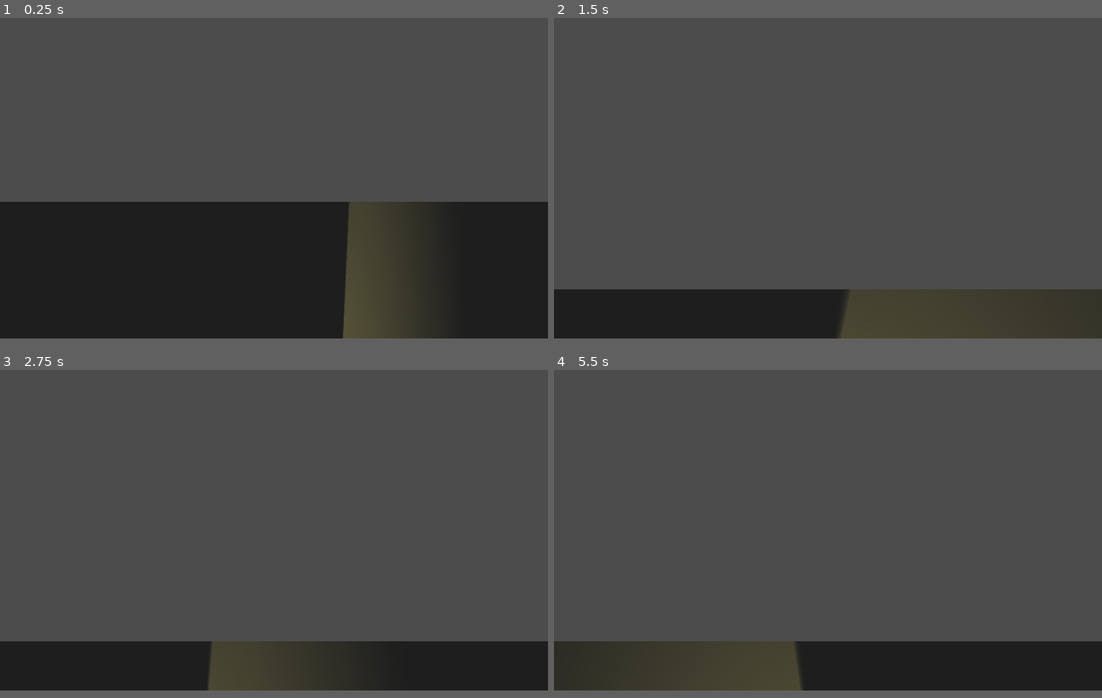
Above: before the commit, frames 1-4 (two rows, left to right).
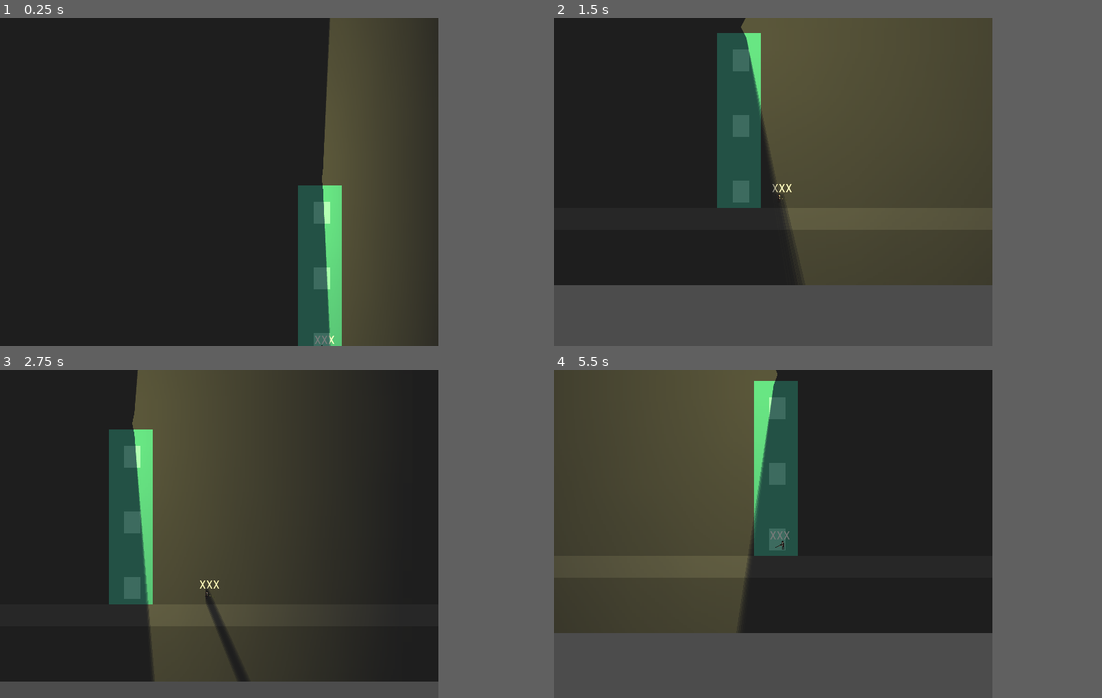
Above: after the commit, the same moments.

Repository: ZeeHatcher/Lighthouse
Game: Godot game, scene res://levels/TestLab.tscn
Same seed, same stepped clock (60 frames per second), same inputs: the game is played once before the commit and once after it.
Inputs (mouse positions are in pixels of both pictures, inside the frame that each line leads up to):
- Up to frame 1 (0.25 s): no input
- Up to frame 2 (1.5 s): move the mouse to (948, 162) at 0.52 s; hold D (move_right) 0.53-1.28 s; click (948, 162) at 0.6 s; move the mouse to (718, 195) at 1.27 s; hold S (move_down) from 1.28 s (still down); click (718, 195) at 1.35 s
- Up to frame 3 (2.75 s): move the mouse to (328, 458) at 2.02 s; release S (move_down) at 2.03 s; hold D (move_right) from 2.03 s (still down); click (328, 458) at 2.1 s
- Up to frame 4 (5.5 s): move the mouse to (800, 593) at 2.77 s; release D (move_right) at 2.78 s; hold W (move_up) 2.78-3.53 s; click (800, 593) at 2.85 s; move the mouse to (992, 579) at 3.52 s; hold A (move_left) 3.53-5.03 s; click (992, 579) at 3.6 s; move the mouse to (663, 481) at 4.27 s; click (663, 481) at 4.35 s; move the mouse to (855, 530) at 5.02 s; hold S (move_down) from 5.03 s (still down); click (855, 530) at 5.1 s
In our replay, the window is 800x469 before the commit and 640x480 after it. These sizes can differ from the game's own. Grey fills any space a smaller window leaves; there, only what the larger window draws over its background counts as a difference.

The runs differ from the first frame. In frame 1, 54% of the frame differs, in the area x 0-100%, y 0-100%; in frame 2, 64%; in frame 3, 65%; in frame 4, 68%, in the area x 0-100%, y 0-98%.

Commit message:
add MC sprite

Diff:
--- a/entities/Player/Player.gd
+++ b/entities/Player/Player.gd
@@ -7,6 +7,7 @@
 var velocity := Vector2()
 
 onready var gun := $Gun
+onready var sprite := $AnimatedSprite
 
 func _ready() -> void:
 	var stairs := get_tree().get_nodes_in_group("stairs")
@@ -26,9 +27,15 @@
 
 	if (Input.is_action_pressed("move_right")):
 		velocity.x += 1
-
-	if (Input.is_action_pressed("move_left")):
+		sprite.flip_h = false
+		sprite.play("run")
+	elif (Input.is_action_pressed("move_left")):
 		velocity.x -= 1
+		sprite.flip_h = true
+		sprite.play("run")
+	else:
+		velocity.x = 0
+		sprite.play("idle")
 
 	if (Input.is_action_just_pressed("move_down")):
 		emit_signal("stair_entered", self, -1)
--- a/entities/Player/Player.tscn
+++ b/entities/Player/Player.tscn
@@ -1,15 +1,49 @@
-[gd_scene load_steps=8 format=2]
+[gd_scene load_steps=15 format=2]
 
-[ext_resource path="res://assets/images/placeholder.png" type="Texture" id=1]
+[ext_resource path="res://assets/images/mc.png" type="Texture" id=1]
 [ext_resource path="res://entities/Player/Player.gd" type="Script" id=2]
 [ext_resource path="res://entities/Gun/Gun.tscn" type="PackedScene" id=3]
 [ext_resource path="res://fonts/JetBrainsMono-Regular.ttf" type="DynamicFontData" id=4]
+[ext_resource path="res://assets/images/mc_idle.png" type="Texture" id=5]
 
 [sub_resource type="OccluderPolygon2D" id=1]
-polygon = PoolVector2Array( -3, -3, 3, -3, 3, 3, -3, 3 )
+polygon = PoolVector2Array( -3, -7, 0, -7, 0, 6, -3, 6 )
 
 [sub_resource type="RectangleShape2D" id=2]
-extents = Vector2( 3, 3 )
+extents = Vector2( 2, 6 )
+
+[sub_resource type="AtlasTexture" id=4]
+atlas = ExtResource( 5 )
+region = Rect2( 0, 0, 16, 16 )
+
+[sub_resource type="AtlasTexture" id=5]
+atlas = ExtResource( 5 )
+region = Rect2( 16, 0, 16, 16 )
+
+[sub_resource type="AtlasTexture" id=6]
+atlas = ExtResource( 5 )
+region = Rect2( 32, 0, 16, 16 )
+
+[sub_resource type="AtlasTexture" id=7]
+atlas = ExtResource( 5 )
+region = Rect2( 48, 0, 16, 16 )
+
+[sub_resource type="AtlasTexture" id=8]
+atlas = ExtResource( 5 )
+region = Rect2( 64, 0, 16, 16 )
+
+[sub_resource type="SpriteFrames" id=9]
+animations = [ {
+"frames": [ ExtResource( 1 ) ],
+"loop": true,
+"name": "idle",
+"speed": 5.0
+}, {
+"frames": [ SubResource( 4 ), SubResource( 5 ), SubResource( 6 ), SubResource( 7 ), SubResource( 8 ) ],
+"loop": true,
+"name": "run",
+"speed": 10.0
+} ]
 
 [sub_resource type="DynamicFont" id=3]
 font_data = ExtResource( 4 )
@@ -20,17 +54,20 @@
 speed_move = 75
 
 [node name="LightOccluder2D" type="LightOccluder2D" parent="."]
+modulate = Color( 1, 1, 1, 0 )
+position = Vector2( -3, 2 )
 occluder = SubResource( 1 )
 
 [node name="CollisionShape2D" type="CollisionShape2D" parent="."]
+position = Vector2( -4, 2 )
 shape = SubResource( 2 )
 
-[node name="Sprite" type="Sprite" parent="."]
-modulate = Color( 0, 1, 0.486275, 1 )
-scale = Vector2( 0.5, 0.5 )
-texture = ExtResource( 1 )
+[node name="AnimatedSprite" type="AnimatedSprite" parent="."]
+frames = SubResource( 9 )
+animation = "idle"
 
 [node name="Gun" parent="." instance=ExtResource( 3 )]
+visible = false
 
 [node name="HP" type="Label" parent="."]
 anchor_left = 0.5
--- a/levels/Camera2D.gd
+++ b/levels/Camera2D.gd
@@ -1,4 +1,4 @@
 extends Camera2D
 
 func _process(delta: float):
-	position.x = get_local_mouse_position().x
+	position = get_local_mouse_position()
--- a/levels/TestLab.tscn
+++ b/levels/TestLab.tscn
@@ -95,7 +95,7 @@
 limit_left = -250
 limit_top = 0
 limit_right = 1250
-limit_bottom = 0
+limit_bottom = 1000
 limit_smoothed = true
 smoothing_enabled = true
 script = ExtResource( 7 )
--- a/project.godot
+++ b/project.godot
@@ -36,6 +36,9 @@
 
 [display]
 
+window/size/width=640
+window/size/height=480
+window/size/fullscreen=true
 window/dpi/allow_hidpi=true
 window/vsync/use_vsync=false
 window/stretch/mode="2d"
Binary file added: assets/images/mc.png
Not shown, added: assets/images/mc.png.import
Binary file added: assets/images/mc_idle.png
Not shown, added: assets/images/mc_idle.png.import
